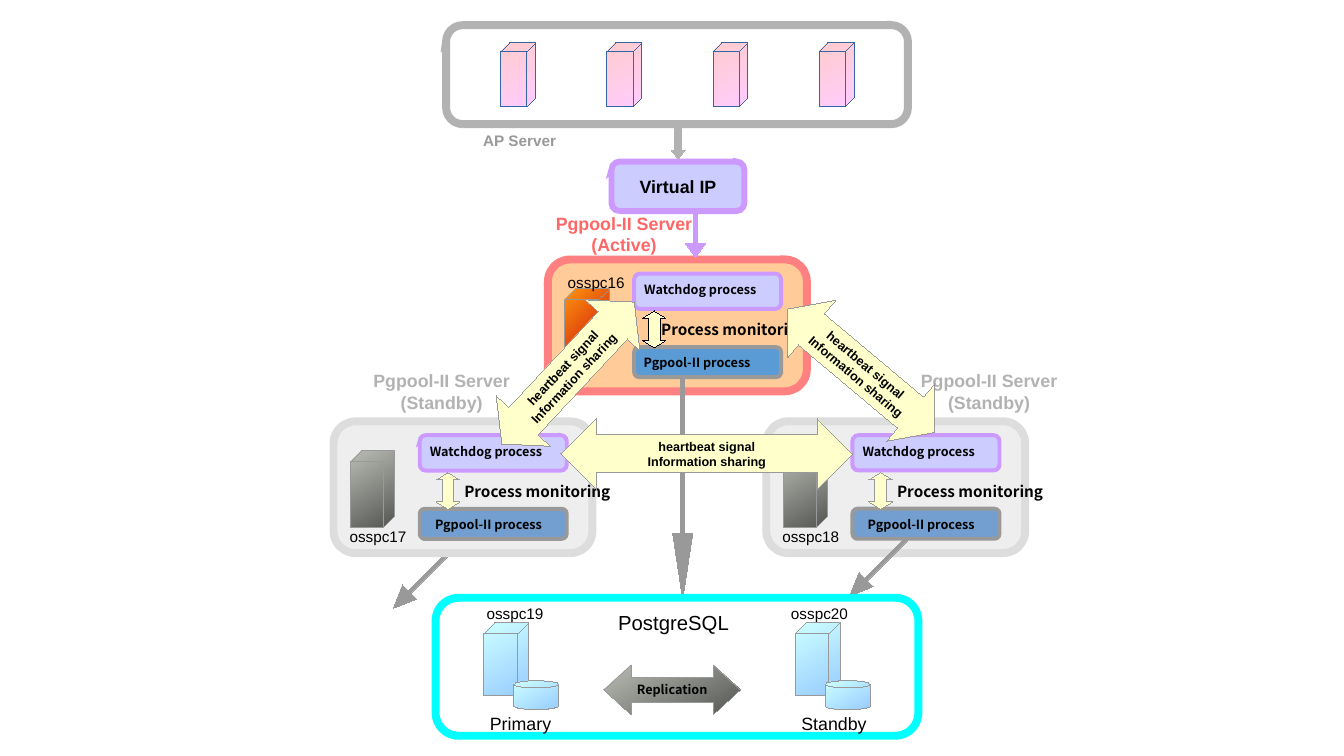
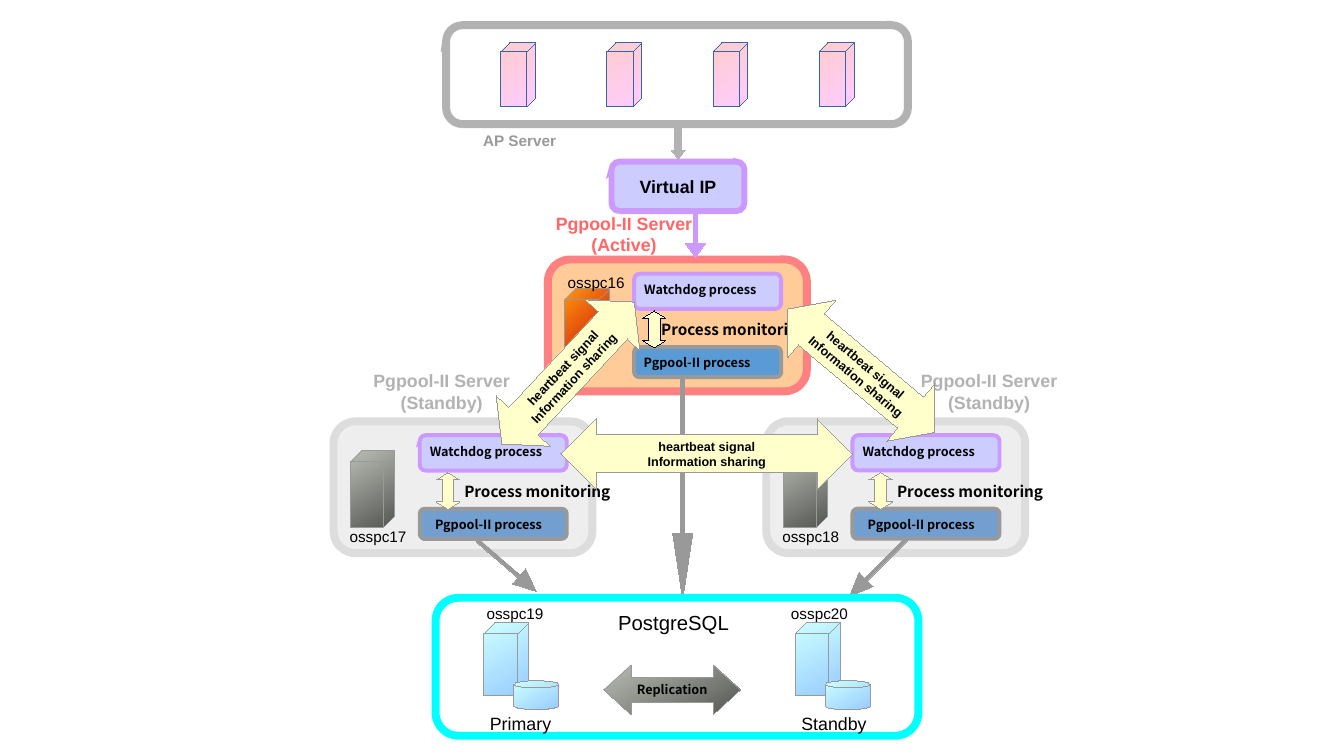
Before and after one commit to pgpool/pgpool2, a slide deck: slide 1 of doc/src/figures/cluster.odp. Drawn at 1344x756 pixels with LibreOffice and Linux fonts; fonts in the diff are those of the drawing. Boxes give left, top, right and bottom in pixels: in the first picture for what was removed or moved away, otherwise in the second. Text is boxed around its words. In the diff, an @@ line names an element or a change of style, - is before the commit and + after.

```diff
--- a/doc/src/figures/cluster.odp
+++ b/doc/src/figures/cluster.odp
@@ freeform shape at (x1=471, y1=533, x2=544, y2=600): rotation 45 to 310 degrees; outline redrawn @@
```
Also in this commit, not shown: 3 other files.
